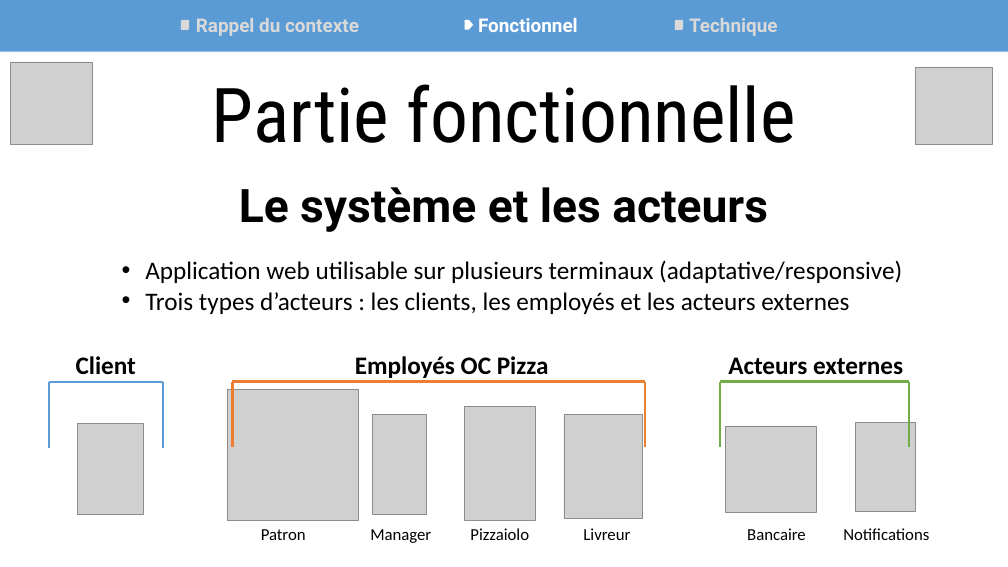
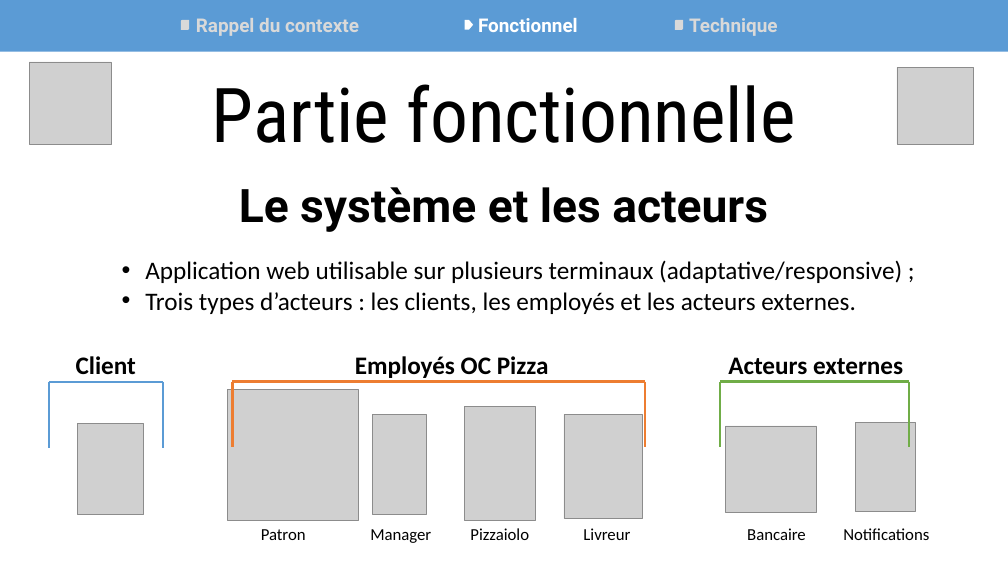
Before and after one commit to Synkied/OC_Projet-4, a slide deck: slide 4 of doc/Projet4_OCPizza_Arguments.pptx. Drawn at 1008x567 pixels with LibreOffice and Linux fonts; fonts in the diff are those of the drawing; grey boxes stand for pictures. Boxes give left, top, right and bottom in pixels: in the first picture for what was removed or moved away, otherwise in the second. Text is boxed around its words. In the diff, an @@ line names an element or a change of style, - is before the commit and + after.

```diff
--- a/doc/Projet4_OCPizza_Arguments.pptx
+++ b/doc/Projet4_OCPizza_Arguments.pptx
@@ picture: place and size @@
-picture at (11, 62, 93, 144)
+picture at (29, 62, 111, 144)
@@ picture: place and size @@
-picture at (915, 67, 992, 144)
+picture at (897, 67, 974, 144)
@@ text at (145, 260, 902, 314): text changed @@
-• Application web utilisable sur plusieurs terminaux (adaptative/responsive)
-• Trois types d’acteurs : les clients, les employés et les acteurs externes
+• Application web utilisable sur plusieurs terminaux (adaptative/responsive) ;
+• Trois types d’acteurs : les clients, les employés et les acteurs externes.
```
Also in this commit, not shown: 7 other slides changed, 3 slides added, 8 other files.
